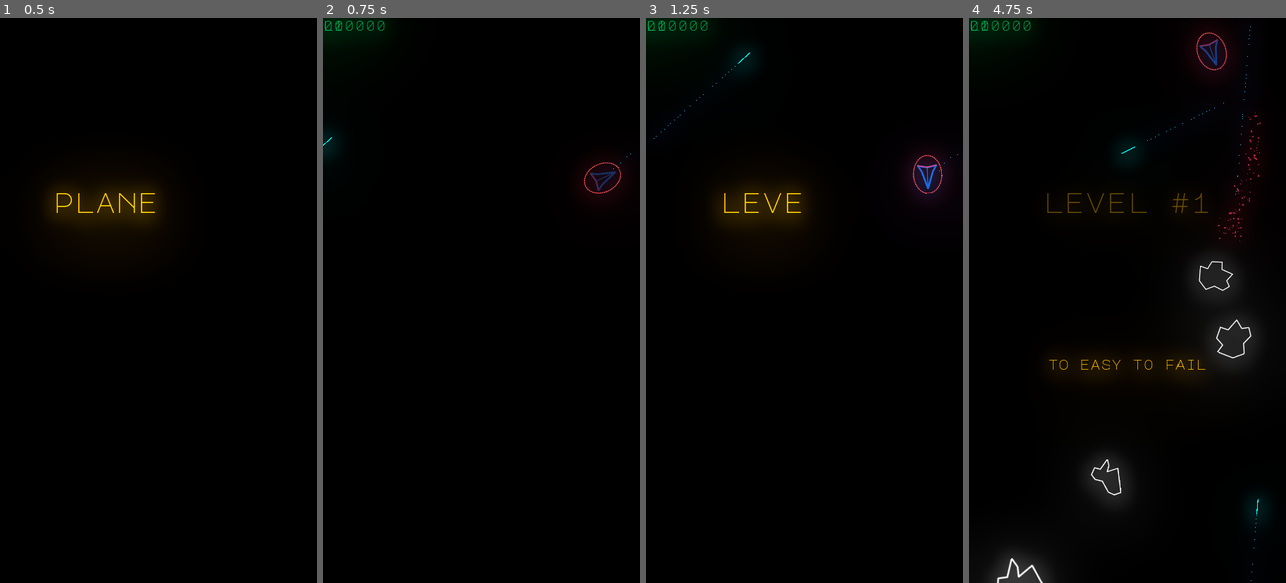
Above: before the commit, frames 1-4 (left to right).
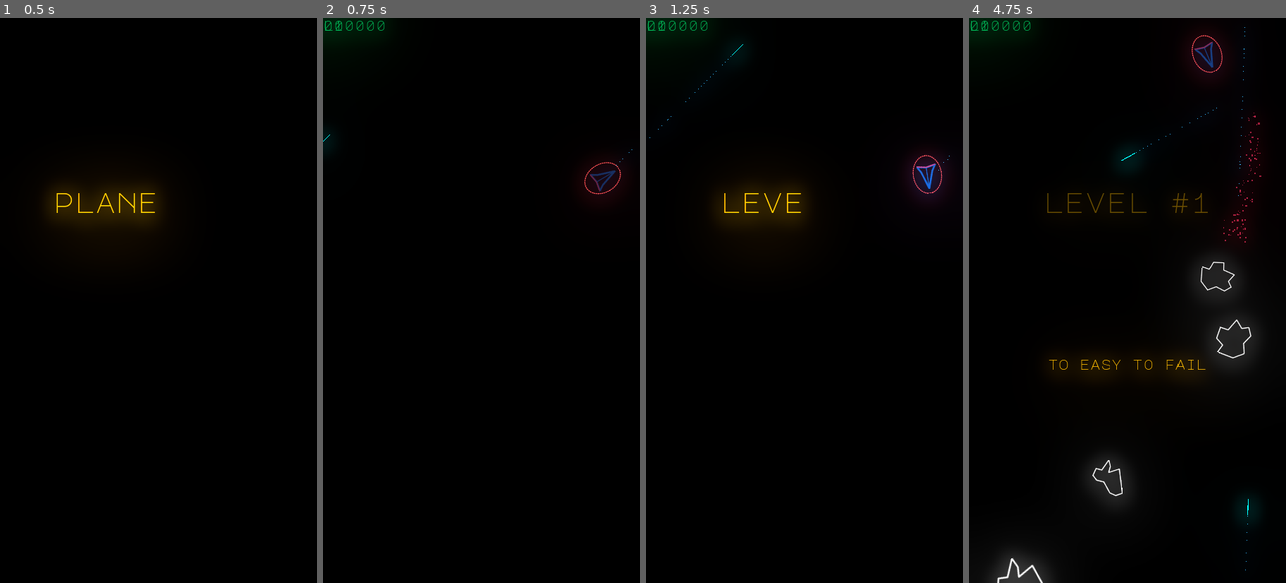
Above: after the commit, the same moments.

Repository: liske/Planetoids
Game: Godot game, scene res://scenes/Space.tscn
The game is run twice, just before and just after one commit, with the same random seed, the same clock (stepped at 60 frames per second) and the same inputs.
Inputs:
- Up to frame 1 (0.5 s): no input
- Up to frame 2 (0.75 s): hold Right (rotate_right) from 0.53 s (still down); tap Space (shoot) at 0.6 s
- Up to frame 3 (1.25 s): keep holding Right (rotate_right)
- Up to frame 4 (4.75 s): release Right (rotate_right) at 1.28 s; hold Left (rotate_left) 1.28-2.03 s; tap W (boost) at 1.35 s; tap Space (shoot) at 1.55, 2.1, 2.85, 3.8, 4.35 s; hold Right (rotate_right) 2.03-3.53 s; hold W (boost) 3.53-4.28 s; hold Left (rotate_left) from 3.53 s (still down)

Frame 1 is identical in both runs. In frame 2, 0.2% of the frame differs, in the area x 0-98%, y 20-32%; in frame 3, 0.2%; in frame 4, 0.8%, in the area x 8-93%, y 1-100%.

Commit message:
ship: improve explosion, disable movement while idle/respawn

Diff:
--- a/objects/ship/Ship.gd
+++ b/objects/ship/Ship.gd
@@ -6,6 +6,7 @@
 
 var velocity : Vector2
 var can_die : bool
+var can_control: bool
 
 export (int) var max_linear_velocity = 400
 export (Vector2) var linear_thrust = Vector2(30, 0)
@@ -17,6 +18,7 @@
 
 func do_spawn():
 	self.can_die = false
+	self.can_control = true
 	self.enable_collisions()
 	self.enable_supershield()
 
@@ -30,9 +32,11 @@
 	$Sprite.show()
 
 func do_explode(respawn=false):
+	self.can_control = false
 	self.disable_collisions()
 	self.disable_supershield()
 	$Sprite.hide()
+	$Sprite/CPUParticles2D.emitting = false
 	$ExplosionParticles.emitting = true
 	if respawn:
 		$RespawnTimer.start()
@@ -67,6 +71,9 @@
 		planetoids.laser_hit_astroid(bullet, body)
 
 func _integrate_forces(state):
+	if not can_control:
+		return
+
 	if Input.is_action_pressed("boost"):
 		$Sprite/CPUParticles2D.emitting = true
 		if linear_velocity.length() < max_linear_velocity:
@@ -90,10 +97,16 @@
 	position.x = wrapf(position.x, 0, viewport_size.x)
 	position.y = wrapf(position.y, 0, viewport_size.y)
 
-	if Input.is_action_just_pressed("shoot"):
+	if can_control and Input.is_action_just_pressed("shoot"):
 		var bullet = Bullet.instance()
 		get_parent().add_child(bullet)
 		bullet.global_rotation = $Position2D_Gun.global_rotation
 		bullet.global_position = $Position2D_Gun.global_position
 		bullet.apply_central_impulse(Vector2.RIGHT.rotated(rotation) * 600)
 		bullet.connect("body_entered", self, "_on_Laser_body_entered", [bullet])
+
+func _ready():
+	self.can_control = false
+	self.disable_supershield()
+	self.disable_collisions()
+	$Sprite.hide()
--- a/objects/ship/Ship.tscn
+++ b/objects/ship/Ship.tscn
@@ -70,7 +70,7 @@
 
 [node name="ExplosionParticles" type="CPUParticles2D" parent="."]
 emitting = false
-amount = 1024
+amount = 8192
 lifetime = 3.0
 one_shot = true
 local_coords = false
@@ -81,13 +81,16 @@
 gravity = Vector2( 0, 0 )
 initial_velocity = 50.0
 initial_velocity_random = 1.0
+linear_accel = 150.0
+linear_accel_random = 1.0
 damping = 30.0
 damping_random = 1.0
-scale_amount = 2.0
+scale_amount = 4.0
 scale_amount_random = 1.0
 color_ramp = SubResource( 1 )
 
 [node name="RespawnTimer" type="Timer" parent="."]
+wait_time = 5.0
 
 [node name="AnimationPlayer" type="AnimationPlayer" parent="."]
 anims/respawn = SubResource( 2 )
--- a/scripts/Planetoids.gd
+++ b/scripts/Planetoids.gd
@@ -75,22 +75,12 @@
 
 	hud.show_idle()
 
-	self.ship.visible = false
-	self.ship.collision_layer = 2
-	self.ship.collision_mask = 0
-	self.ship.position.x = 640
-	self.ship.position.y = 360
-
 func start():
 	self.idle = false
 
 	self.level = 1
 	self.lives = 3
 	self.score = 0
-
-	self.ship.visible = true
-	self.ship.collision_layer = 1
-	self.ship.collision_mask = 1
 
 	for child in get_children():
 		child.queue_free()
